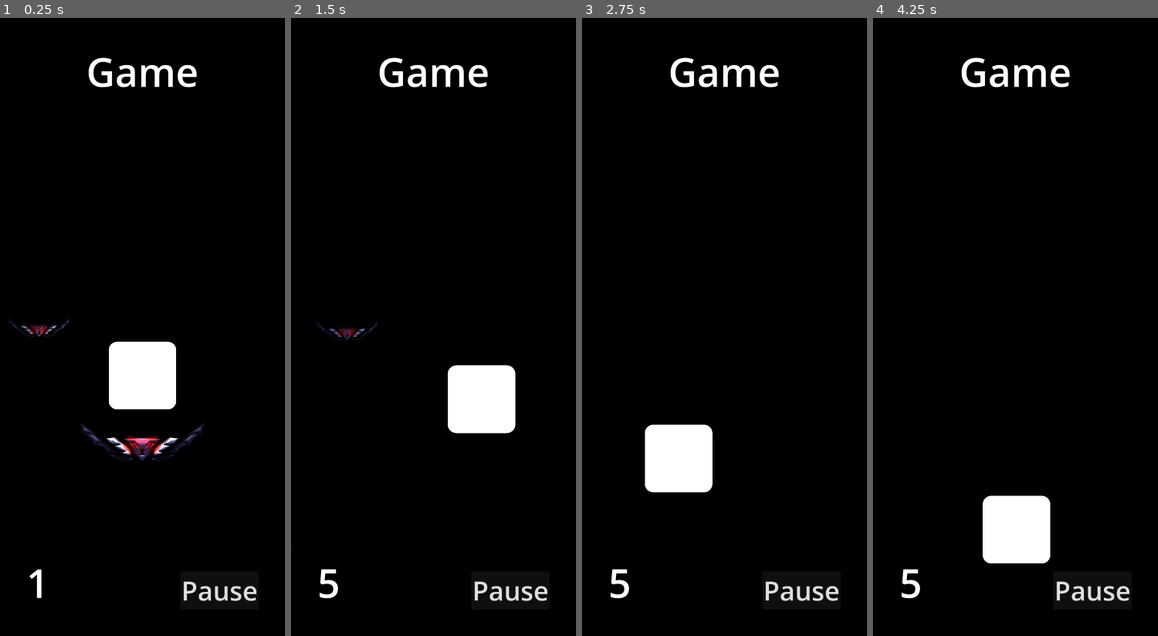
Above: before the commit, frames 1-4 (left to right).
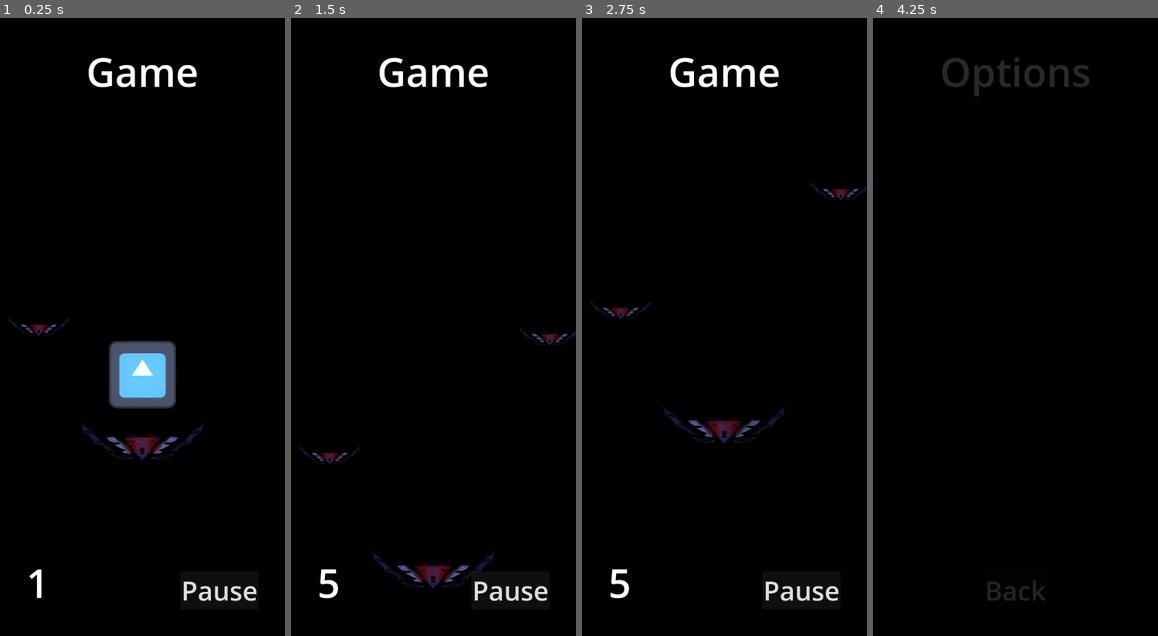
Above: after the commit, the same moments.

Repository: JDX0/Pandino
Game: Godot game, scene res://scenes/game.tscn
The game is run twice, just before and just after one commit, with the same random seed, the same clock (stepped at 60 frames per second) and the same inputs. This scene is started directly instead of the project's main scene. The engine's default icon, where the game draws it, is replaced by a stand-in: a white triangle on a blue panel in a dark square.
Inputs (mouse positions are in pixels of both pictures, inside the frame that each line leads up to):
- Up to frame 1 (0.25 s): no input
- Up to frame 2 (1.5 s): hold Right (ui_right) from 0.53 s (still down)
- Up to frame 3 (2.75 s): release Right (ui_right) at 2.03 s; hold Left (ui_left) from 2.03 s (still down)
- Up to frame 4 (4.25 s): release Left (ui_left) at 2.78 s; hold Right (ui_right) 2.78-3.5 s; click (1015, 592) at 3.5 s, where only the run after the commit has a clickable "Options"

The runs differ from the first frame. In frame 1, 3.1% of the frame differs, in the area x 2-73%, y 48-72%; in frame 2, 3.7%; in frame 3, 3.4%; in frame 4, 4.6%, in the area x 10-90%, y 6-95%.

Commit message:
added death

Diff:
--- a/project.godot
+++ b/project.godot
@@ -21,6 +21,7 @@
 [autoload]
 
 TransitionScene="*res://scenes/transition.tscn"
+State="*res://scripts/state.gd"
 
 [display]
 
--- /dev/null
+++ b/scenes/CharacterCamera.gd
@@ -0,0 +1,18 @@
+extends Camera2D
+
+var character_max_height = 0
+# Called when the node enters the scene tree for the first time.
+func _ready():
+	pass # Replace with function body.
+
+
+# Called every frame. 'delta' is the elapsed time since the previous frame.
+func _process(delta):
+
+	var character_height = get_node("../Character").position.y
+	if State.state == "playing":
+		if character_height <= character_max_height:
+			position.y = character_height
+			character_max_height = character_height
+	else:
+		position.y = character_height
--- a/scenes/character.tscn
+++ b/scenes/character.tscn
@@ -18,10 +18,5 @@
 shape = SubResource("CircleShape2D_2yi3v")
 
 [node name="PointLight2D" type="PointLight2D" parent="."]
-energy = 10.0
+energy = 0.5
 texture = ExtResource("3_hnyio")
-
-[node name="Camera2D" type="Camera2D" parent="."]
-offset = Vector2(0, -250)
-current = true
-position_smoothing_enabled = true
--- /dev/null
+++ b/scenes/death.tscn
@@ -0,0 +1,74 @@
+[gd_scene load_steps=3 format=3 uid="uid://djdmedimbupd6"]
+
+[ext_resource type="Script" path="res://scenes/menu.gd" id="1_d5n63"]
+[ext_resource type="Texture2D" uid="uid://xw4ilpdeoram" path="res://assets/iedeix.png" id="2_dprjd"]
+
+[node name="Menu" type="Control"]
+layout_mode = 3
+anchors_preset = 15
+anchor_right = 1.0
+anchor_bottom = 1.0
+grow_horizontal = 2
+grow_vertical = 2
+script = ExtResource("1_d5n63")
+
+[node name="MarginContainer" type="MarginContainer" parent="."]
+anchors_preset = 15
+anchor_right = 1.0
+anchor_bottom = 1.0
+grow_horizontal = 2
+grow_vertical = 2
+theme_override_constants/margin_left = 100
+theme_override_constants/margin_top = 100
+theme_override_constants/margin_right = 100
+theme_override_constants/margin_bottom = 100
+
+[node name="SceneLabel" type="Label" parent="MarginContainer"]
+offset_left = 217.0
+offset_top = 100.0
+offset_right = 863.0
+offset_bottom = 308.0
+size_flags_horizontal = 4
+size_flags_vertical = 0
+theme_override_font_sizes/font_size = 150
+text = "You Died"
+
+[node name="VBoxContainer" type="VBoxContainer" parent="MarginContainer"]
+offset_left = 345.0
+offset_top = 1946.0
+offset_right = 734.0
+offset_bottom = 2240.0
+size_flags_horizontal = 4
+size_flags_vertical = 8
+
+[node name="PlayButton" type="Button" parent="MarginContainer/VBoxContainer"]
+offset_left = 89.0
+offset_right = 299.0
+offset_bottom = 145.0
+size_flags_horizontal = 4
+size_flags_vertical = 8
+theme_override_font_sizes/font_size = 100
+text = "Play"
+
+[node name="OptionsButton" type="Button" parent="MarginContainer/VBoxContainer"]
+offset_top = 149.0
+offset_right = 389.0
+offset_bottom = 294.0
+size_flags_horizontal = 0
+size_flags_vertical = 8
+theme_override_font_sizes/font_size = 100
+text = "Options
+"
+
+[node name="TextureRect" type="TextureRect" parent="MarginContainer"]
+visible = false
+offset_left = 140.0
+offset_top = 1070.0
+offset_right = 940.0
+offset_bottom = 1270.0
+size_flags_horizontal = 4
+size_flags_vertical = 4
+texture = ExtResource("2_dprjd")
+
+[connection signal="pressed" from="MarginContainer/VBoxContainer/PlayButton" to="." method="_on_play_button_pressed"]
+[connection signal="pressed" from="MarginContainer/VBoxContainer/OptionsButton" to="." method="_on_options_button_pressed"]
--- a/scenes/game.gd
+++ b/scenes/game.gd
@@ -4,20 +4,31 @@
 var max_player_height = 0
 # Called when the node enters the scene tree for the first time.
 func _ready():
-	pass # Replace with function body.
+	State.state = "playing"
 
 
 # Called every frame. 'delta' is the elapsed time since the previous frame.
 func _process(delta):
-	pass
 	update_score()
 
 func update_score():
 	var player_height = get_node("World/Character").position.y
 	if player_height < max_player_height:
 		max_player_height = player_height
+	if player_height > max_player_height + 1000:
+		die()
 	score = round(-max_player_height/100)
 	get_node("CanvasLayer/MarginContainer/ScoreLabel").text = str(score)
+
+func die():
+	if State.state != "dead":
+		State.state = "dead"
+		save("score",score)
+		TransitionScene.transition("res://scenes/death.tscn")
+		#get_node("GameAnimationPlayer").play("death")
+
+func save(field,value):
+	pass
 
 func pause():
 	get_tree().paused = true
--- a/scenes/game.tscn
+++ b/scenes/game.tscn
@@ -1,9 +1,10 @@
-[gd_scene load_steps=9 format=3 uid="uid://yh8ed3ifnghb"]
+[gd_scene load_steps=10 format=3 uid="uid://yh8ed3ifnghb"]
 
 [ext_resource type="Script" path="res://scenes/game.gd" id="1_jyict"]
 [ext_resource type="PackedScene" uid="uid://117y4nub8dvd" path="res://scenes/character.tscn" id="2_boxkp"]
 [ext_resource type="Script" path="res://scenes/World.gd" id="2_kkpfb"]
 [ext_resource type="PackedScene" uid="uid://djpfogsam31e3" path="res://scenes/platform.tscn" id="3_dvasl"]
+[ext_resource type="Script" path="res://scenes/CharacterCamera.gd" id="5_3da65"]
 
 [sub_resource type="Animation" id="Animation_j4tba"]
 length = 0.001
@@ -71,6 +72,12 @@
 position = Vector2(0, 200)
 scale = Vector2(2, 2)
 
+[node name="CharacterCamera" type="Camera2D" parent="World"]
+offset = Vector2(0, -250)
+current = true
+position_smoothing_enabled = true
+script = ExtResource("5_3da65")
+
 [node name="CanvasLayer" type="CanvasLayer" parent="."]
 
 [node name="MarginContainer" type="MarginContainer" parent="CanvasLayer"]
@@ -86,10 +93,6 @@
 
 [node name="SceneLabel" type="Label" parent="CanvasLayer/MarginContainer"]
 layout_mode = 2
-offset_left = 327.0
-offset_top = 100.0
-offset_right = 752.0
-offset_bottom = 308.0
 size_flags_horizontal = 4
 size_flags_vertical = 0
 theme_override_font_sizes/font_size = 150
@@ -97,10 +100,6 @@
 
 [node name="ScoreLabel" type="Label" parent="CanvasLayer/MarginContainer"]
 layout_mode = 2
-offset_left = 100.0
-offset_top = 2032.0
-offset_right = 499.0
-offset_bottom = 2240.0
 size_flags_horizontal = 0
 size_flags_vertical = 8
 theme_override_font_sizes/font_size = 150
@@ -108,10 +107,6 @@
 
 [node name="PauseButton" type="Button" parent="CanvasLayer/MarginContainer"]
 layout_mode = 2
-offset_left = 682.0
-offset_top = 2095.0
-offset_right = 980.0
-offset_bottom = 2240.0
 size_flags_horizontal = 8
 size_flags_vertical = 8
 theme_override_font_sizes/font_size = 100
@@ -132,15 +127,11 @@
 [node name="ColorRect" type="ColorRect" parent="CanvasLayer/Pause"]
 custom_minimum_size = Vector2(0, 300)
 layout_mode = 2
-offset_right = 1080.0
-offset_bottom = 300.0
 size_flags_vertical = 8
 color = Color(0.0941176, 0.0941176, 0.0941176, 1)
 
 [node name="MarginContainer2" type="MarginContainer" parent="CanvasLayer/Pause"]
 layout_mode = 2
-offset_right = 1080.0
-offset_bottom = 300.0
 theme_override_constants/margin_left = 100
 theme_override_constants/margin_top = 50
 theme_override_constants/margin_right = 100
@@ -148,10 +139,6 @@
 
 [node name="ScoreLabel" type="Label" parent="CanvasLayer/Pause/MarginContainer2"]
 layout_mode = 2
-offset_left = 100.0
-offset_top = 80.0
-offset_right = 101.0
-offset_bottom = 220.0
 size_flags_horizontal = 0
 theme_override_font_sizes/font_size = 100
 text = "Score"
@@ -159,10 +146,6 @@
 
 [node name="ResumeButton" type="Button" parent="CanvasLayer/Pause/MarginContainer2"]
 layout_mode = 2
-offset_left = 584.0
-offset_top = 77.0
-offset_right = 980.0
-offset_bottom = 222.0
 size_flags_horizontal = 8
 size_flags_vertical = 4
 theme_override_font_sizes/font_size = 100
@@ -170,6 +153,8 @@
 "
 icon_alignment = 2
 
+[node name="GameAnimationPlayer" type="AnimationPlayer" parent="."]
+
 [connection signal="pressed" from="CanvasLayer/MarginContainer/PauseButton" to="." method="_on_pause_button_pressed"]
 [connection signal="animation_finished" from="CanvasLayer/Pause/PauseAnimationPlayer" to="." method="_on_pause_animation_player_animation_finished"]
 [connection signal="pressed" from="CanvasLayer/Pause/MarginContainer2/ResumeButton" to="." method="_on_resume_button_pressed"]
--- a/scripts/state.gd
+++ b/scripts/state.gd
@@ -1,5 +1,6 @@
 extends Node
 
+var state = "menu"
 # Called when the node enters the scene tree for the first time.
 func _ready():
 	pass # Replace with function body.
Not shown: 2 places in scenes/platform.tscn that only renumber resources
